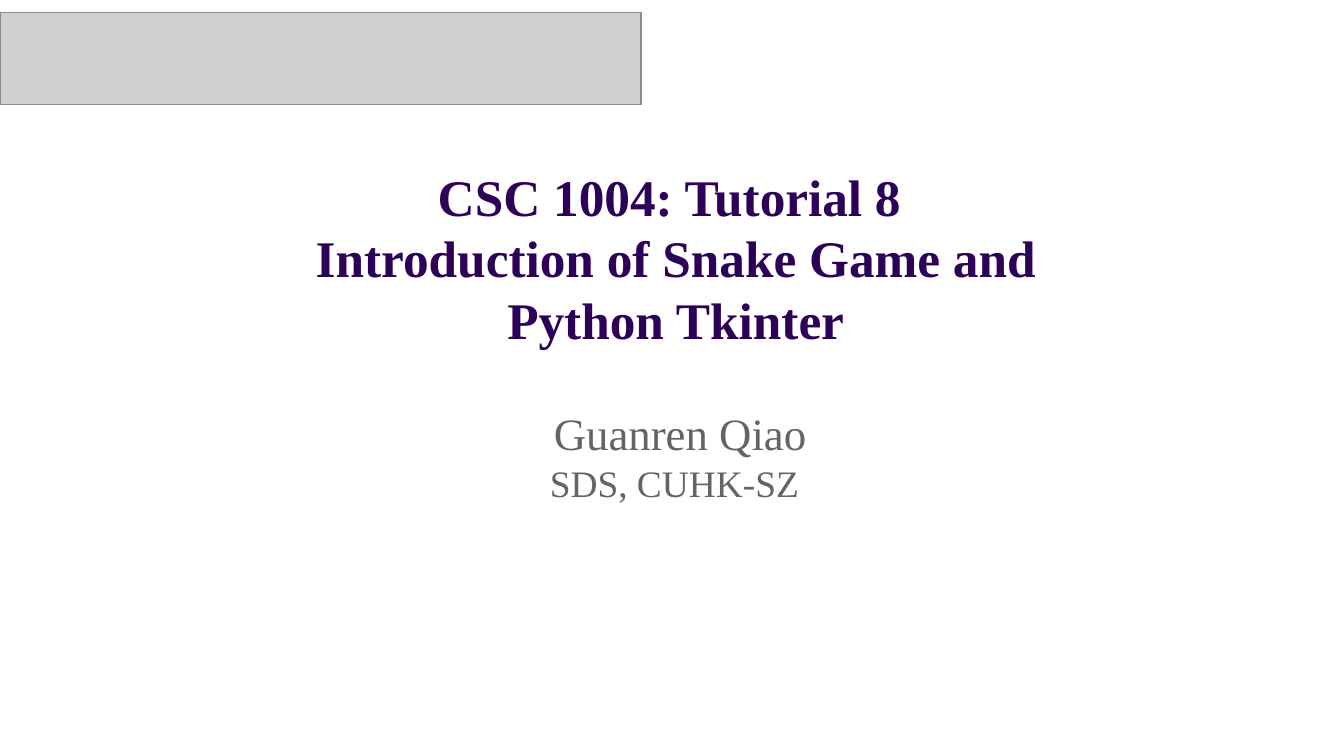
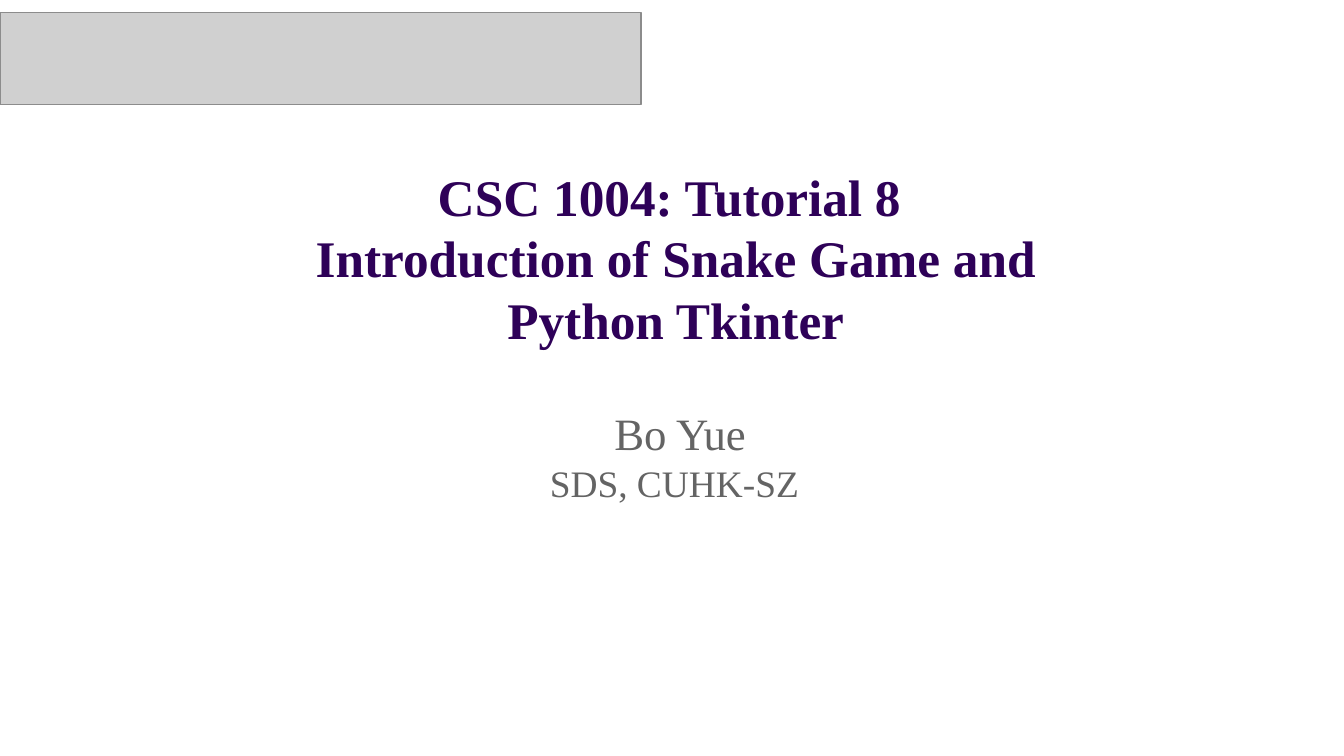
Before and after one commit to Guiliang/courses, a slide deck: slide 1 of cuhk-csc-1004/slides/CSC1004 Tutorial 8.pptx. Drawn at 1344x756 pixels with LibreOffice and Linux fonts; fonts in the diff are those of the drawing; grey boxes stand for pictures; background and template pictures are left out. Boxes give left, top, right and bottom in pixels: in the first picture for what was removed or moved away, otherwise in the second. Text is boxed around its words. In the diff, an @@ line names an element or a change of style, - is before the commit and + after.

```diff
--- a/cuhk-csc-1004/slides/CSC1004 Tutorial 8.pptx
+++ b/cuhk-csc-1004/slides/CSC1004 Tutorial 8.pptx
@@ text at [614, 420, 746, 451]: text changed @@
-Guanren Qiao
+Bo Yue
```
Also in this commit, not shown: 4 other slides changed, 2 slides added, 2 other files.
